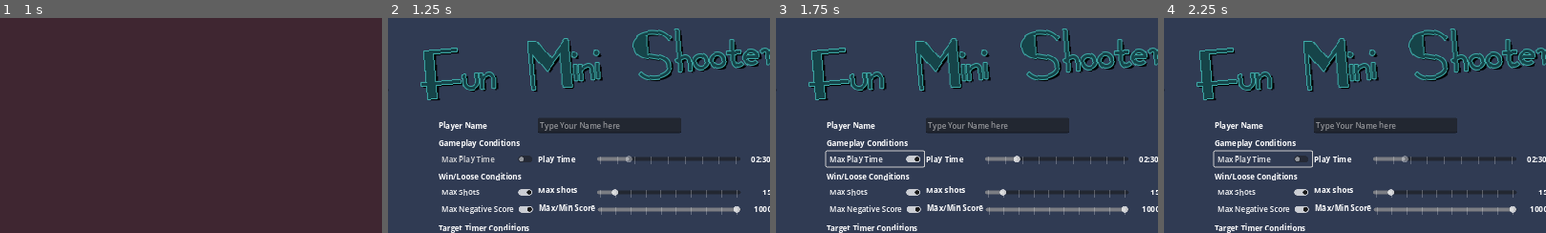
Above: before the commit, frames 1-4 (left to right).
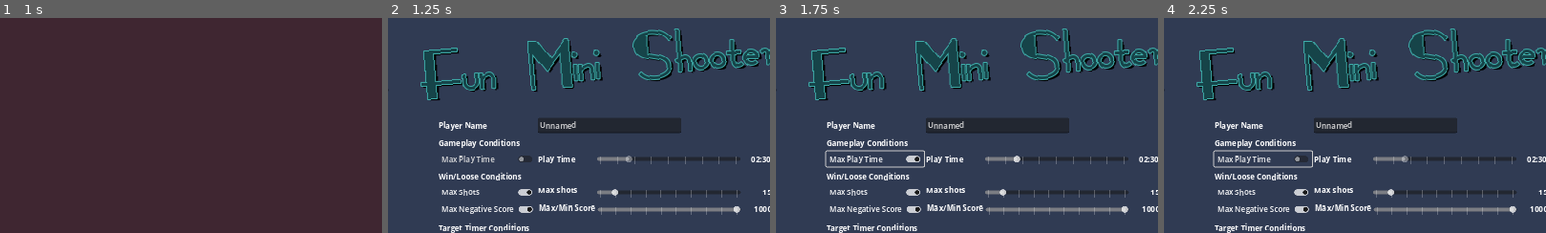
Above: after the commit, the same moments.

Repository: Coding-4Fun/Just4Fun_Mini_Shootergame
Game: Godot game, scene res://UI/MainMenuUI/MainMenuUI.tscn
The game is run twice, just before and just after one commit, with the same random seed, the same clock (stepped at 60 frames per second) and the same inputs.
Inputs:
- Up to frame 1 (1 s): click "Play" at 0.5 s
- Up to frame 2 (1.25 s): no input
- Up to frame 3 (1.75 s): click "Max Play Time" at 1.25 s
- Up to frame 4 (2.25 s): click "Max Play Time" at 2 s
The pictures show only the part of the screen within x 22-72%, y 6-56%; the shares and areas given below are measured in that part.

Frame 1 is identical in both runs. In frame 2, 0.3% of the frame differs, in the area x 39-61%, y 48-53%; in frame 3, 0.3%; in frame 4, 0.3%.
Error before the commit: Invalid access to property or key 'text_changed' on a base object of type 'null instance'. (res://UI/GameSettingsDialog/game_settings.gd:14)

Commit message:
Chg: Nodename for Playername

Diff:
--- a/UI/GameSettingsDialog/GameSettings.tscn
+++ b/UI/GameSettingsDialog/GameSettings.tscn
@@ -67,7 +67,7 @@
 layout_mode = 2
 text = "Player Name"
 
-[node name="LineEdit" type="LineEdit" parent="centerContainer/vBoxContainer/HBoxPlayername"]
+[node name="LineEditUserName" type="LineEdit" parent="centerContainer/vBoxContainer/HBoxPlayername"]
 custom_minimum_size = Vector2(300, 0)
 layout_mode = 2
 tooltip_text = "Set your name for Highscores and Multiplayer"
